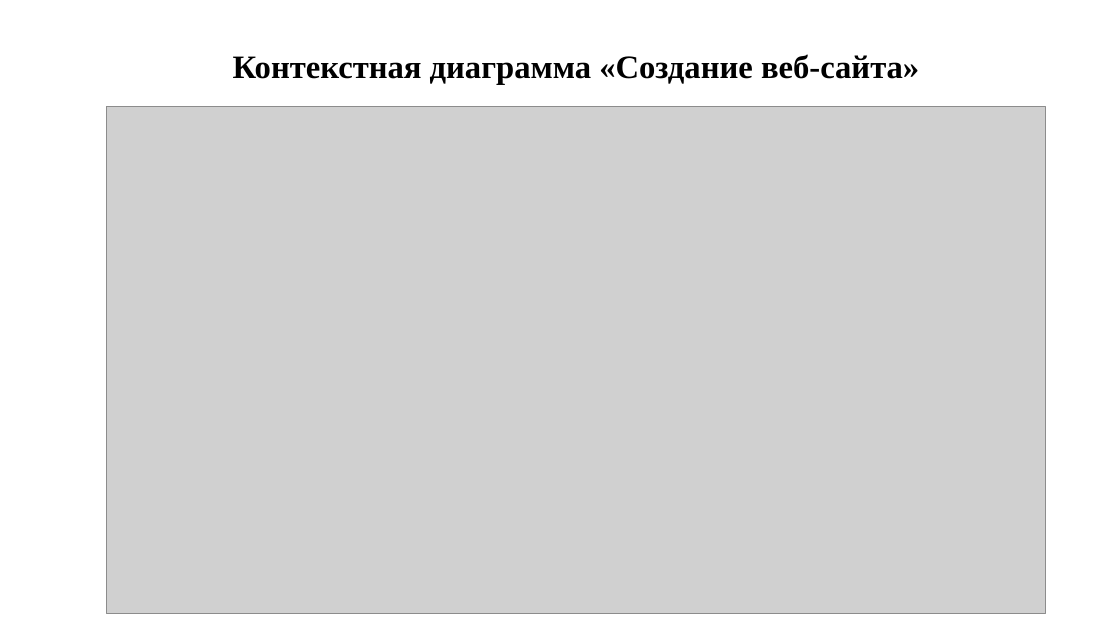
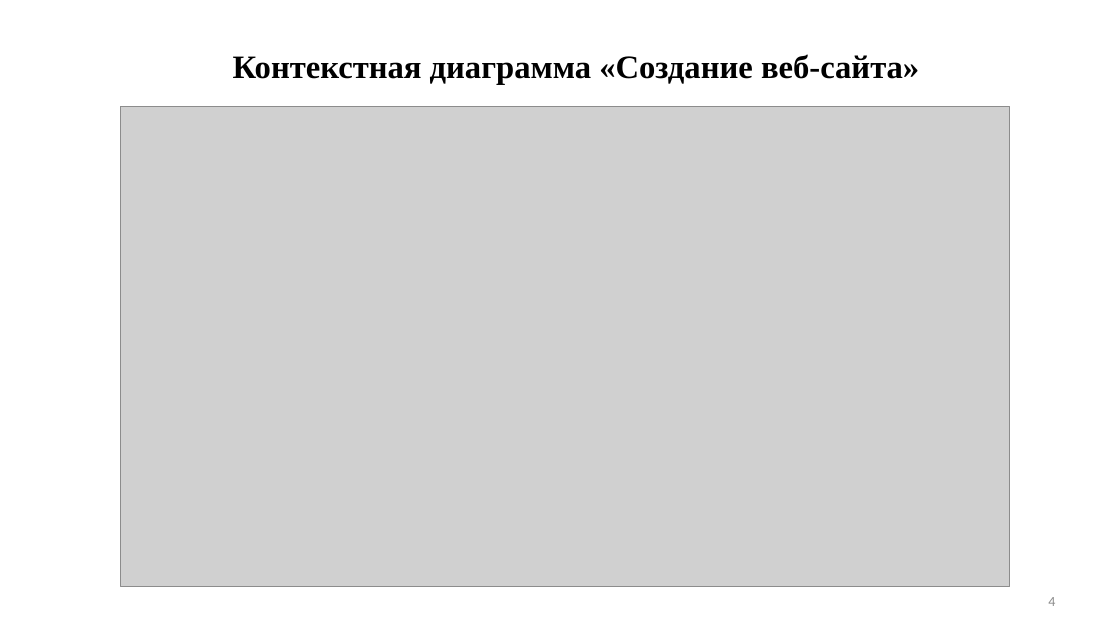
Before and after one commit to crossovka/project-managment-system-for-web-agency, a slide deck: slide 4 of Чекасин 344 Чексин 344 диплом.pptx. Drawn at 1120x630 pixels with LibreOffice and Linux fonts; fonts in the diff are those of the drawing; grey boxes stand for pictures. Boxes give left, top, right and bottom in pixels: in the first picture for what was removed or moved away, otherwise in the second. Text is boxed around its words. In the diff, an @@ line names an element or a change of style, - is before the commit and + after.

```diff
--- a/Чекасин 344 Чексин 344 диплом.pptx
+++ b/Чекасин 344 Чексин 344 диплом.pptx
@@ picture: place and size @@
-picture at [107,107,1045,614]
+picture at [121,107,1010,587]
@@ page number added at [1048,597,1055,606], 12 pt, text #8C8C8C @@
+4
```
Also in this commit, not shown: 12 other slides changed, 2 other files.
